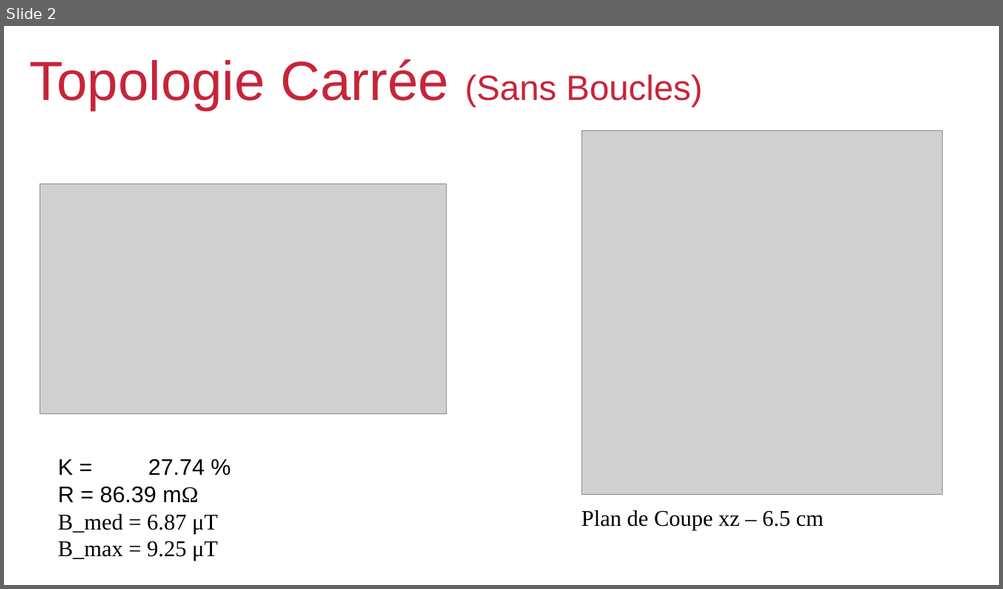
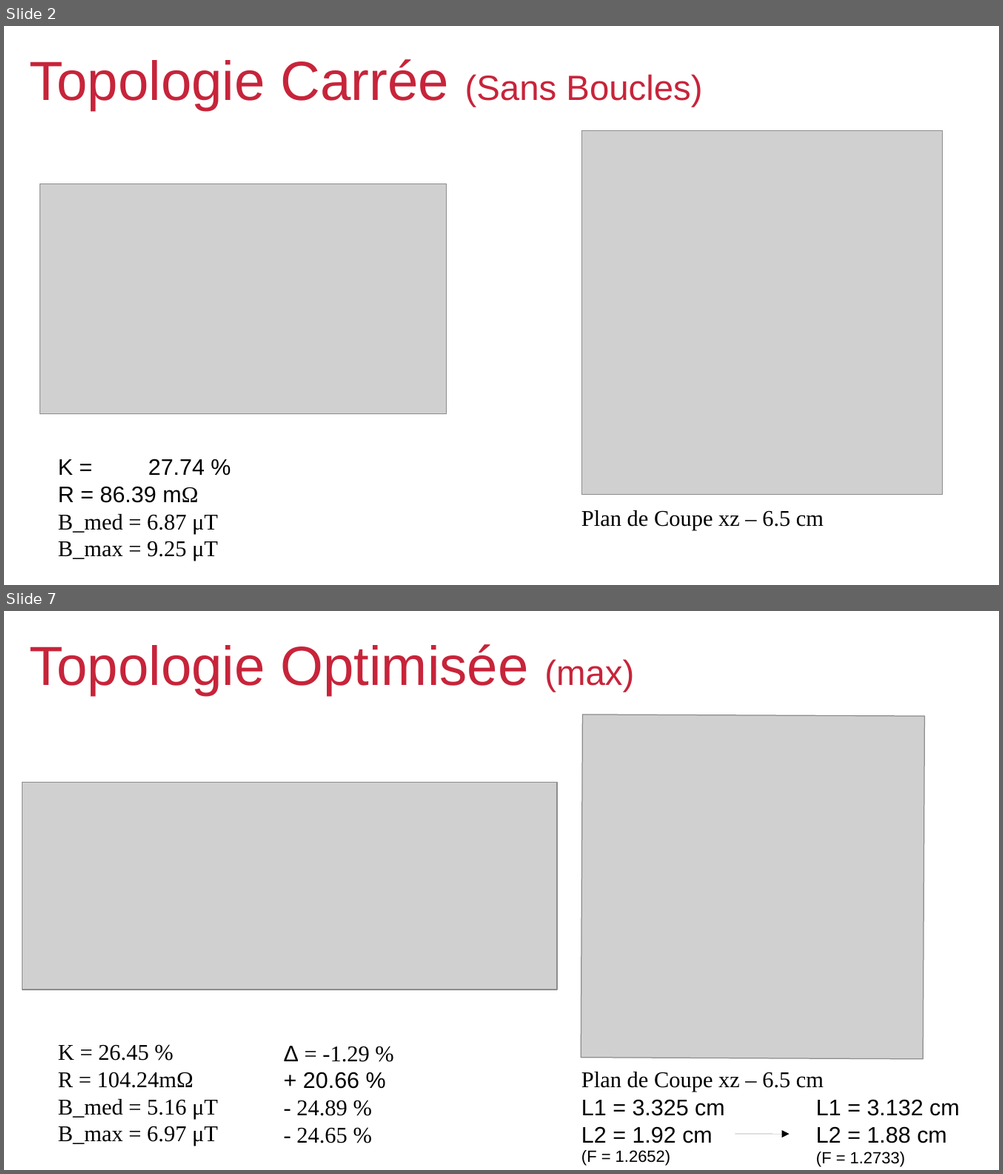
Before and after one commit to viniciustmoraes/COMSOL_simulations, a slide deck: Results/presentationResults.odp. Shown one above the other, each under a label of ours: slide 2 before the commit, slides 2 and 7 after it; the slides between them are not shown. The pictures are 1003x589 and 1003x1174 pixels, drawn with LibreOffice and Linux fonts; fonts in the diff are those of the drawing; grey boxes stand for pictures; background and template pictures are left out. Boxes give left, top, right and bottom in pixels: in the first picture for what was removed or moved away, otherwise in the second. Text is boxed around its words. In the diff, an @@ line names an element or a change of style, - is before the commit and + after.

```diff
--- a/Results/presentationResults.odp
+++ b/Results/presentationResults.odp
@@ slide 7 added at (4,611,999,1170), background #FFFFFF; not listed: 3 template elements that a slide beside it also shows @@
@@ rectangle added at (4,611,999,684), fill #FFFFFF, outline #FFFFFF 0 pt @@
@@ title added at (29,644,634,695), 44 pt, text #C7243A @@
+Topologie Optimisée (max)
@@ picture added at (580,715,925,1059) @@
@@ picture added at (22,783,558,990) @@
@@ text added at (58,1045,218,1147), 18 pt, text #000000 @@
+K = 26.45 %
+R = 104.24mΩ
+B_med = 5.16 μT
+B_max = 6.97 μT
@@ text added at (284,1046,369,1144), 18 pt, text #000000 @@
+Δ = -1.29 %
++ 20.66 %
+- 24.89 %
+- 24.65 %
@@ text added at (581,1072,823,1093), 18 pt, text #000000 @@
+Plan de Coupe xz – 6.5 cm
@@ rectangle added at (4,1099,999,1170), fill #FFFFFF, outline #FFFFFF 0 pt @@
@@ text added at (581,1099,725,1144), 18 pt, text #000000 @@
+L1 = 3.325 cm
+L2 = 1.92 cm
@@ text added at (816,1099,959,1144), 18 pt, text #000000 @@
+L1 = 3.132 cm
+L2 = 1.88 cm
@@ arrow added from (735, 1134) to (789, 1134), #000000 0 pt @@
@@ text added at (581,1150,671,1166), 13 pt, text #000000 @@
+(F = 1.2652)
@@ text added at (816,1152,905,1167), 13 pt, text #000000 @@
+(F = 1.2733)
```
Also in this commit, not shown: 3 slides changed, 4 other slides added, 2 other files.
